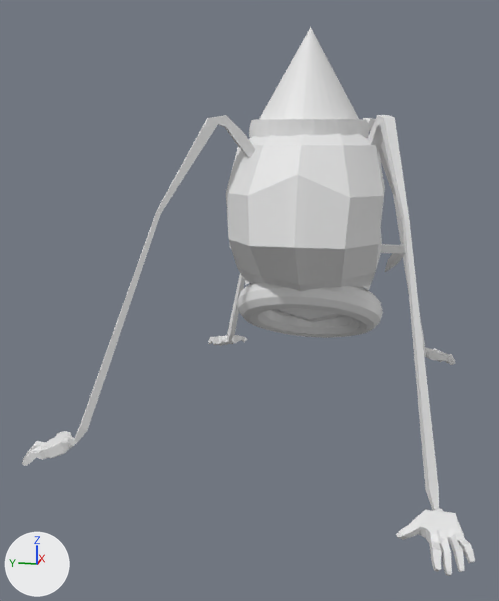
Renders of the FBX model Hayes_Ethan_collab/Assets/Models/Enemies/Spider/spider.fbx from each side of a commit.
One viewpoint serves both versions: a camera (50 mm lens) standing at (-168.8, -20.5, 27.3) and looking at (-1.6, 12.9, -14.5). Lighting does not change. The marker at lower left points along +X, +Y and +Z. Where no turn or scale is listed for an object, it has been applied to the vertices.
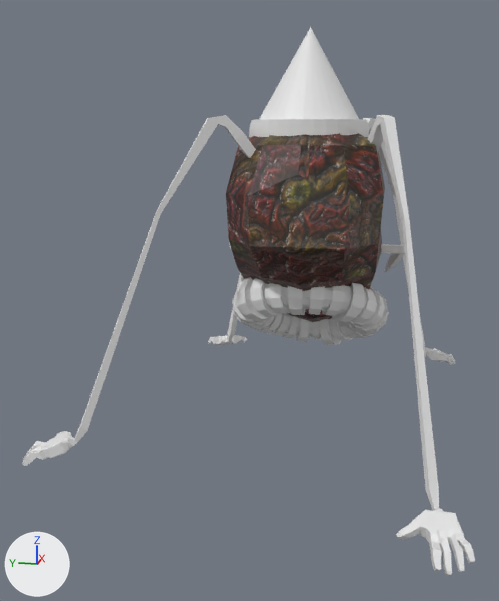
The newer file is also rescaled (x0.444), turned or shifted as a whole; pictures and numbers use the older file's frame.

The change, as a diff of the scene's bpy script:
```diff
--- a/Hayes_Ethan_collab/Assets/Models/Enemies/Spider/spider.fbx.py
+++ b/Hayes_Ethan_collab/Assets/Models/Enemies/Spider/spider.fbx.py
@@ img_spider_meta_png @@
+img_spider_meta_png = load_image('Spider.meta.png', 'Spider.meta.png', 1024, 1024, 'sRGB')
@@ mat_skull @@
+mat_skull = principled_material('skull')
+mat_skull.texture = img_spider_meta_png  # with its transparency
@@ mat_blank @@
+mat_blank = principled_material('blank')
+mat_blank.base_color = (0.8, 0.8, 0.8)  # white #e7e7e7
@@ me_cone @@
 # used by ob_cone; location = (-0.9, -1.1, 38.5)
-me_cone.from_pydata(...)  # 2104 vertices, 2180 faces; spans x -57.9..66.1, y -43.4..61.9, z -86.7..11.8
+me_cone.from_pydata(...)  # 2681 vertices, 2756 faces; spans x -57.9..66.1, y -43.4..61.9, z -86.7..11.8
+# me_cone part 1: 577 vertices added at x -15.1..23.5, y -20.7..19.2, z -69.1..-42.8
+# me_cone part 2: 229 faces spanning x -26.7..29.4, y -18.3..17.1, z -66.5..-7.5 switch from no material to mat_skull (picture img_spider_meta_png)
+me_cone.materials.append(mat_blank)  # white #e7e7e7
```

Where the change shows, as pixel boxes [x1, y1, x2, y2] in the pictures (499 x 601 px):
part 1 of me_cone, added
    after: [233, 277, 389, 345]
part 2 of me_cone, recoloured
    both: [226, 133, 385, 322]
